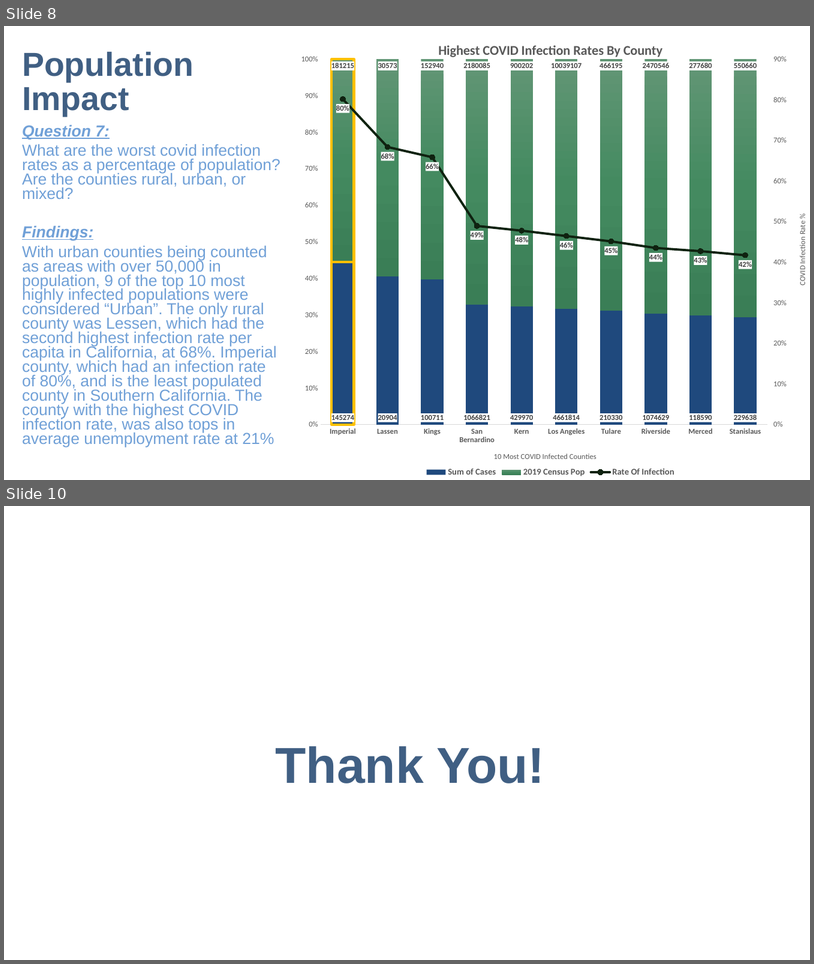
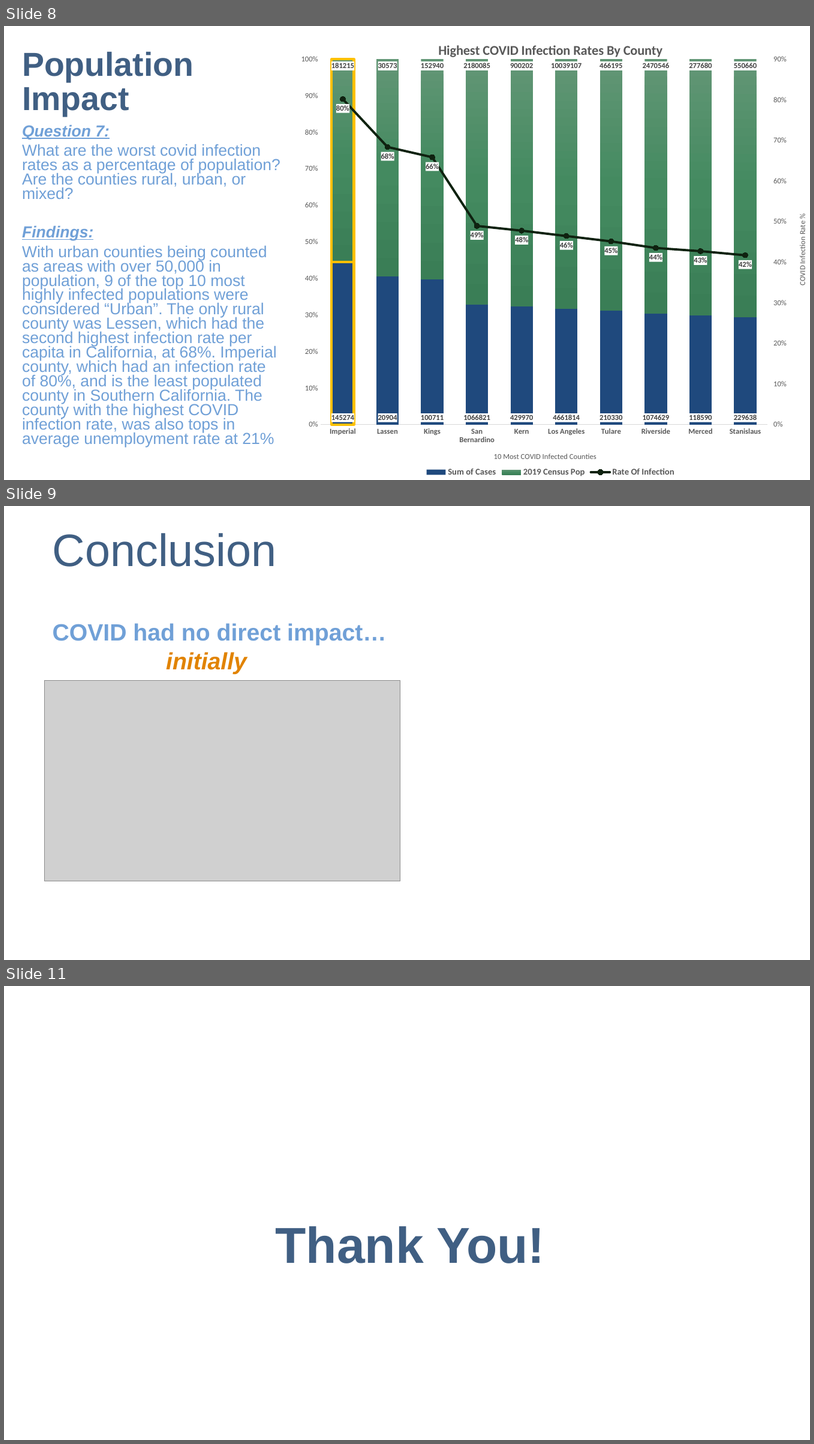
Before and after one commit to speedracer05/Covid_CalFresh, a slide deck: Presentation/Covid_CalFresh_v.01.pptx. Shown one above the other, each under a label of ours: slides 8 and 10 before the commit, slides 8, 9 and 11 after it; the slides between them are not shown. The pictures are 814x964 and 814x1444 pixels, drawn with LibreOffice and Linux fonts; fonts in the diff are those of the drawing; grey boxes stand for pictures. Boxes give left, top, right and bottom in pixels: in the first picture for what was removed or moved away, otherwise in the second. Text is boxed around its words. In the diff, an @@ line names an element or a change of style, - is before the commit and + after.

```diff
--- a/Presentation/Covid_CalFresh_v.01.pptx
+++ b/Presentation/Covid_CalFresh_v.01.pptx
@@ slide 9 added at box(4, 506, 810, 960), background #FFFFFF @@
@@ title added at box(53, 533, 277, 567), 54 pt, text #405F83 @@
+Conclusion
@@ text added at box(53, 623, 386, 645), 28 pt, text #70A0D7, bold @@
+COVID had no direct impact…
@@ text added at box(166, 652, 247, 674), 28 pt, text #E18300, bold, italic @@
+initially
@@ picture added at box(45, 680, 401, 880) @@
@@ what was slide 10 is now slide 11 @@
```
Also in this commit, not shown: 1 slide changed.
